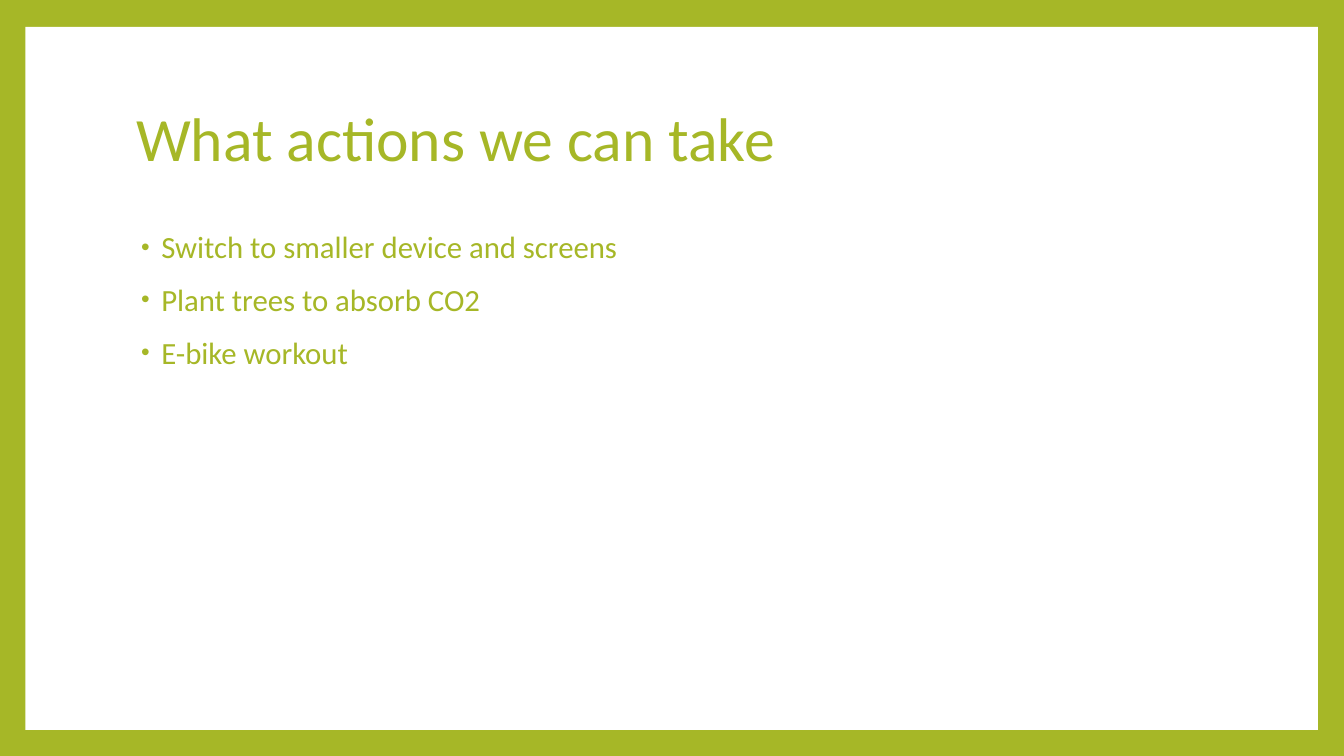
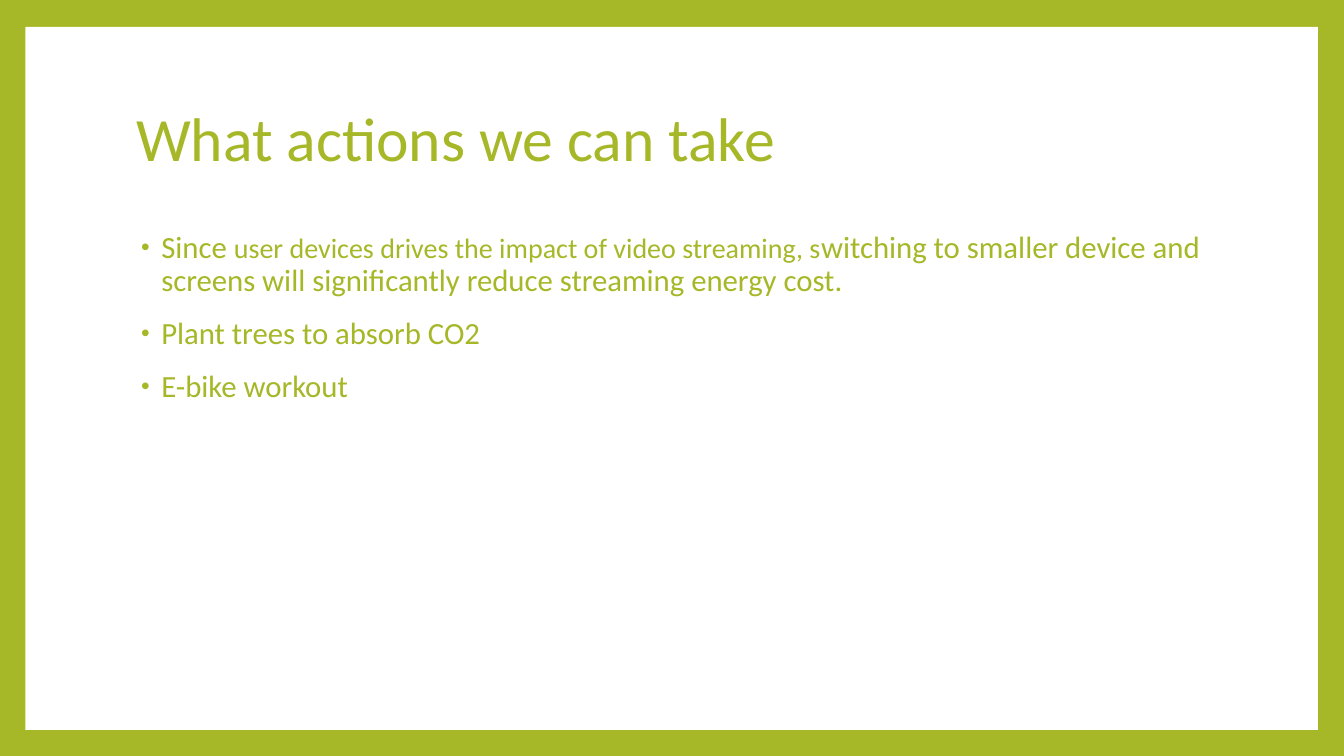
Before and after one commit to SamLee-dedeboy/GreenScreen, a slide deck: slide 5 of Green Screen.pptx (slide 6 before the commit). Drawn at 1344x756 pixels with LibreOffice and Linux fonts; fonts in the diff are those of the drawing. Boxes give left, top, right and bottom in pixels: in the first picture for what was removed or moved away, otherwise in the second. Text is boxed around its words. In the diff, an @@ line names an element or a change of style, - is before the commit and + after.

```diff
--- a/Green Screen.pptx
+++ b/Green Screen.pptx
@@ text at [161,236,1200,297]: text changed @@
-• Switch to smaller device and screens
+• Since user devices drives the impact of video streaming, switching to smaller device and screens will significantly reduce streaming energy cost.
```
Also in this commit, not shown: 4 other slides changed.
